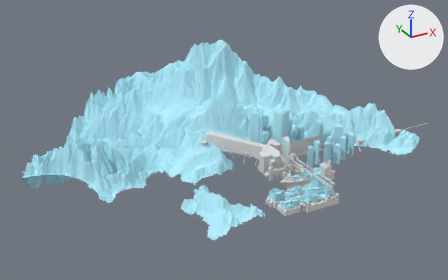
Two versions of the Blender file assets/lvl/Docks.blend, one commit apart.
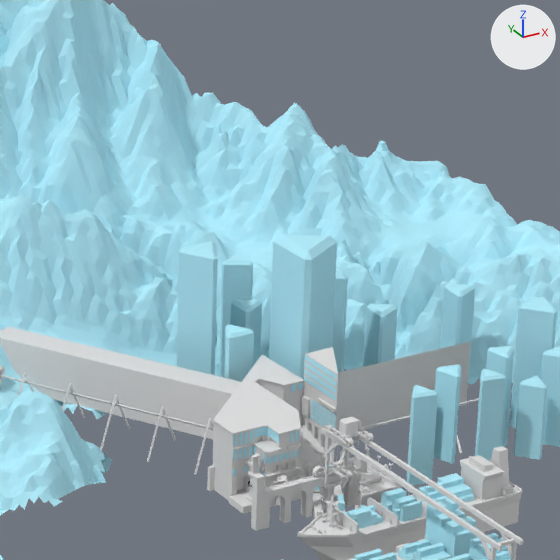
Old and new are each drawn whole from a camera (50 mm lens) standing at (-1078.0, -1265.0, 803.0) and looking at (-182.0, 364.0, -12.0) and again close up on the part from 46% to 77% of the width and 18% to 67% of the height. The axes (+X, +Y, +Z) are drawn at upper right. The lights are the same throughout.

The first close-up shows 'barge', 'buildings.001', 'buildings.002', 'buildings.008', 'buildings.017', 'buildings.018', 'buildings.021', 'buildings.025', 'buildings.027', 'buildings.035', 'buildings.037', 'mountain_proxy'.
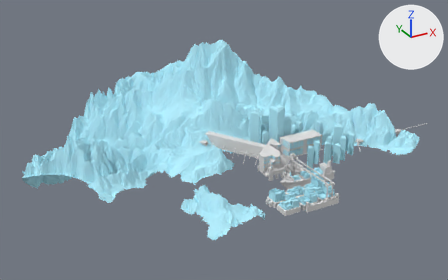
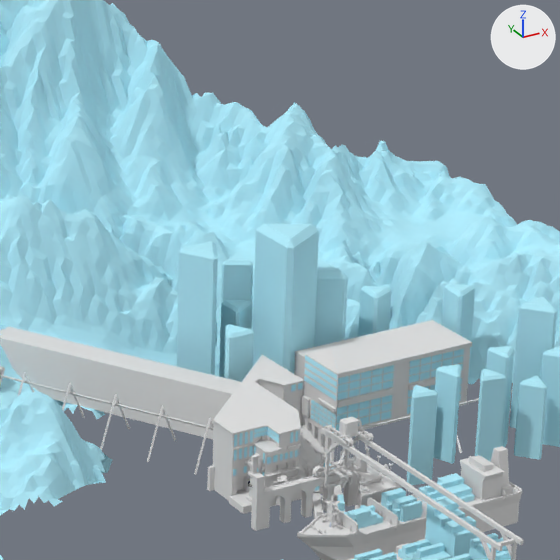
Commit message: Flesh out Docks a bit more.

Where the newer file only moved an object's origin or applied its transform, the numbers keep the older frame.

What changed in the scene script:
```text
Change me_cube_035:
    used by ob_buildings_018; location = (-148.6, 84.0, -1.8); rotation_euler = (0.0, 0.0, -3.142), in degrees (0, 0, -180)
    remove me_cube_035.from_pydata(...)  # 2165 vertices, 2010 faces; spans x -199.0..124.0, y -309.0..55.0, z -15.0..62.0
    add me_cube_035.from_pydata(...)  # 2162 vertices, 2009 faces; spans x -71.0..124.0, y -309.0..55.0, z -15.0..62.0
    me_cube_035 part 1
    4 vertices are removed from x -199.0, y -67.0, z -12.0..40.0
    3 faces are deleted
    1 vertex is added at (-46.0, -67.0, -12.0)
    2 new faces join them, mat_default (light grey #e2e2e2)
Change me_cube_003:
    where me_cube_003.from_pydata(...)  # 178 vertices, 138 faces; spans x -148.0..72.0, y 65.0..191.0, z -33.0..112.0
    used by ob_buildings_002; location = (8.9, 105.8, 17.6)
    me_cube_003 part 2: the loose piece of 15 vertices spanning x -104.0..-83.0, y 136.0..160.0, z -33.0..44.0 is moved by (-7.0, 3.0, 0.0)
    me_cube_003 part 3: the loose piece of 15 vertices spanning x -19.0..3.0, y 79.0..103.0, z -33.0..44.0 is moved by (17.0, 32.0, 0.0)
    me_cube_003 part 4: the loose piece of 15 vertices spanning x -99.0..-58.0, y 65.0..113.0, z -33.0..112.0 is moved by (2.0, 27.0, 0.0)
Add me_cube_067_1:
    me_cube_067_1.from_pydata(...)  # 610 vertices, 584 faces; spans x -64.0..64.0, y -25.5..25.5, z -26.4..26.4
    # faces by material slot: [284, 300]
    me_cube_067_1.materials.append(mat_default)  # light grey #e2e2e2
    me_cube_067_1.materials.append(mat_default2)  # cyan #b6f0ff
Add ob_buildings_038:
    ob_buildings_038 = bpy.data.objects.new('buildings.038', me_cube_067_1)
    ob_buildings_038.location = (-13.3, 174.5, 12.2)
    ob_buildings_038.rotation_euler = (0.0, 0.0, -3.142)  # degrees (0, 0, -180)
    _m = ob_buildings_038.modifiers.new('EdgeSplit', 'EDGE_SPLIT')
    _m.use_edge_angle = False
```

What differs and where, as boxes (x1, y1, x2, y2) in the close-ups (560 x 560 px; the box of a moved part takes in the faces that stretch with it):
'buildings.002', reshaped (7% taller)
    before: (177, 235, 475, 382)
    after: (177, 224, 475, 382)
'buildings.038', added
    after: (294, 320, 472, 431)
    faces in mat_default (light grey #e2e2e2): (294, 320, 472, 430)
    faces in mat_default2 (cyan #b6f0ff): (336, 349, 464, 431)
part 1 of me_cube_035, moved or reshaped (not visible afterwards)
    before: (336, 342, 471, 431)
part 2 of me_cube_003, moved or reshaped
    before: (230, 300, 262, 366)
    after: (219, 300, 252, 378)
part 3 of me_cube_003, moved or reshaped
    before: (363, 304, 398, 367)
    after: (358, 286, 392, 337)
part 4 of me_cube_003, moved or reshaped
    before: (269, 235, 337, 380)
    after: (253, 224, 319, 374)
